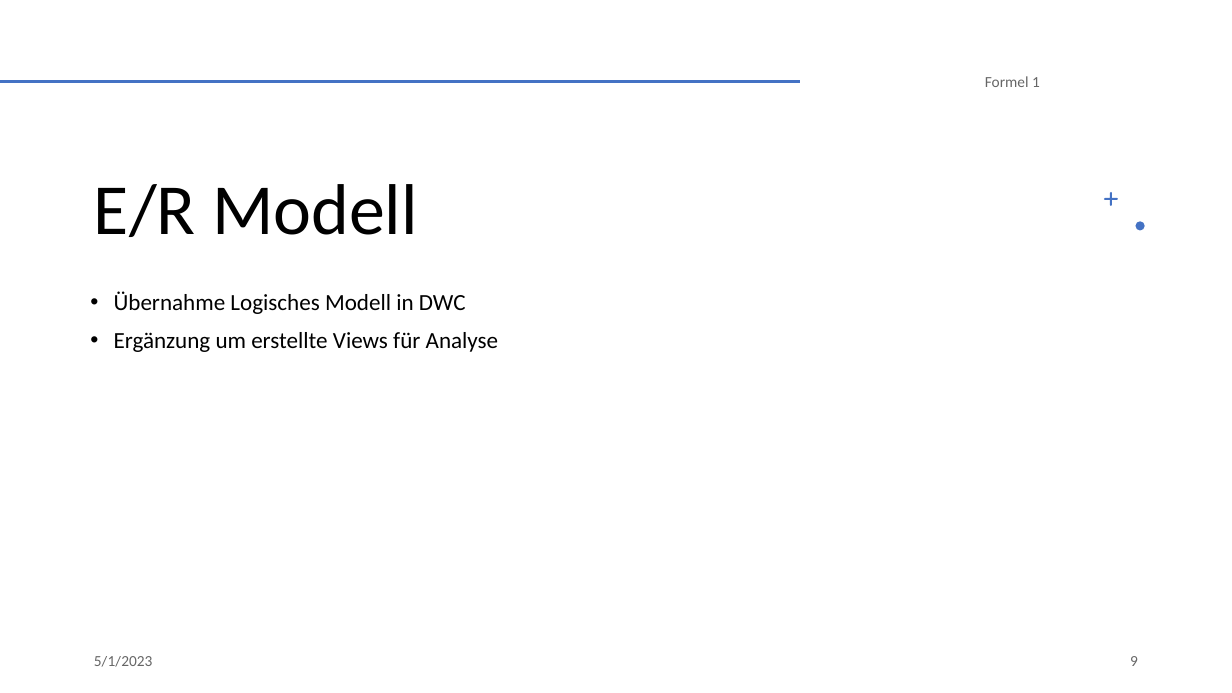
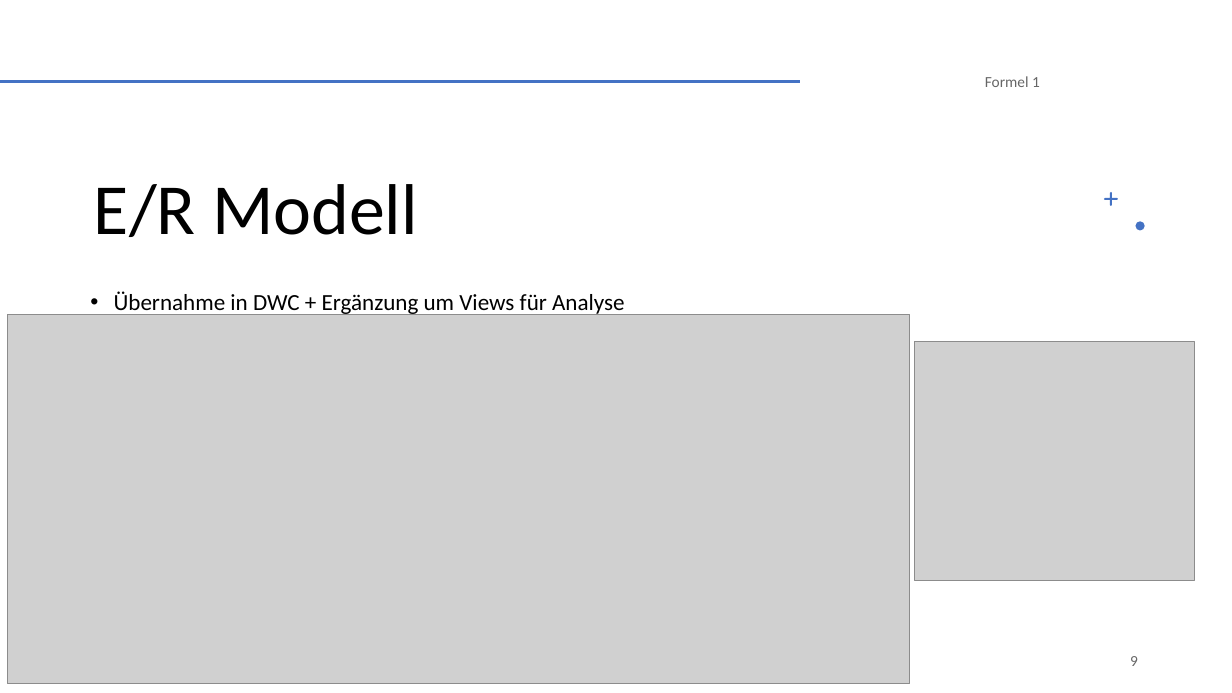
Before and after one commit to NicoHenzel/DataWarehouseWorkshop, a slide deck: slide 9 of Präsentation.pptx. Drawn at 1232x693 pixels with LibreOffice and Linux fonts; fonts in the diff are those of the drawing; grey boxes stand for pictures. Boxes give left, top, right and bottom in pixels: in the first picture for what was removed or moved away, otherwise in the second. Text is boxed around its words. In the diff, an @@ line names an element or a change of style, - is before the commit and + after.

```diff
--- a/Präsentation.pptx
+++ b/Präsentation.pptx
@@ text at (x1=114, y1=291, x2=625, y2=316): text changed @@
-• Übernahme Logisches Modell in DWC
-• Ergänzung um erstellte Views für Analyse
+• Übernahme in DWC + Ergänzung um Views für Analyse
@@ picture added at (x1=7, y1=314, x2=910, y2=684) @@
@@ picture added at (x1=915, y1=342, x2=1194, y2=580) @@
@@ text removed at (x1=94, y1=656, x2=153, y2=667) @@
-5/1/2023
```
Also in this commit, not shown: 7 other slides changed, 1 other file.
